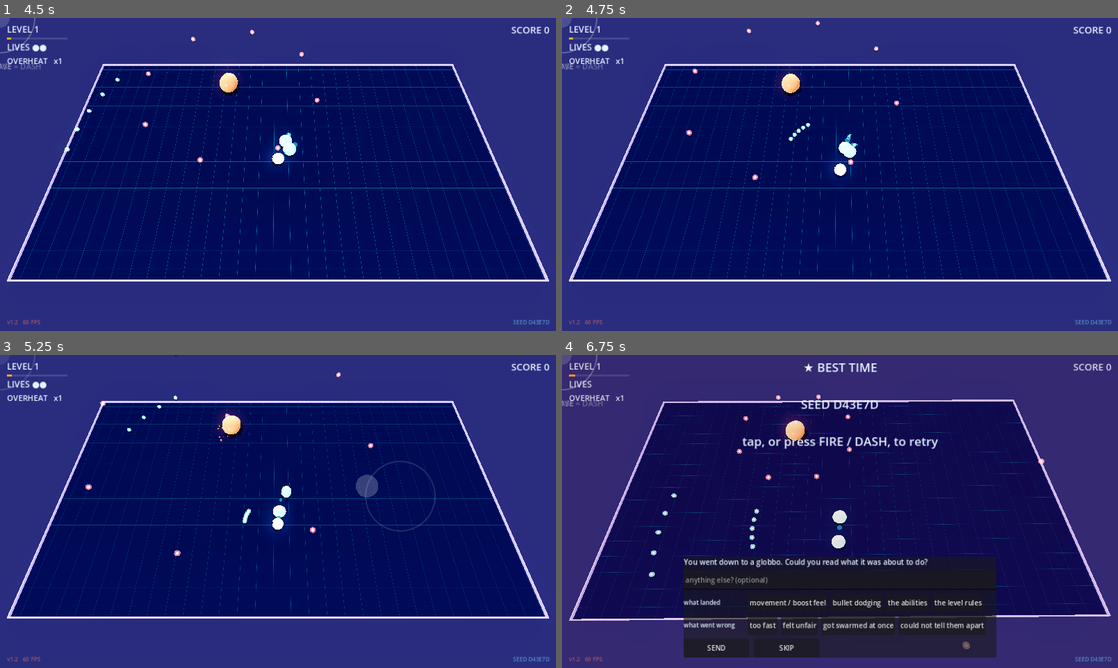
Above: before the commit, frames 1-4 (two rows, left to right).
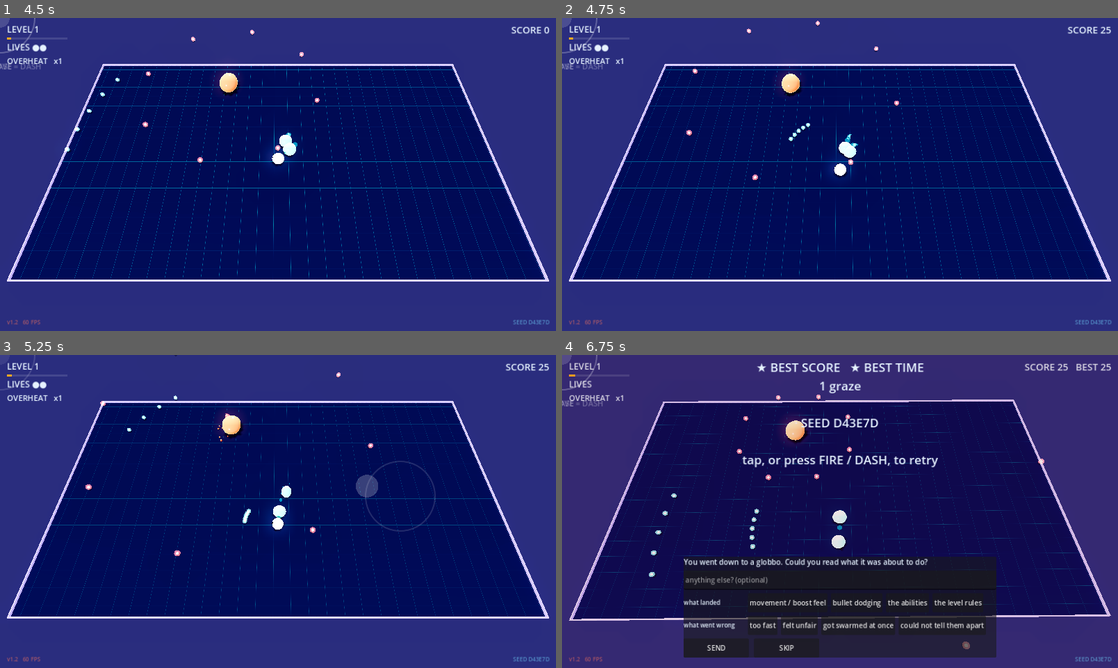
Above: after the commit, the same moments.

Repository: mbace1/toko-drop-godot
Game: Godot game, scene res://scenes/main.tscn
The game is run twice, just before and just after one commit, with the same random seed, the same clock (stepped at 60 frames per second) and the same inputs.
Inputs (mouse positions are in pixels of both pictures, inside the frame that each line leads up to):
- Up to frame 1 (4.5 s): click (278, 243) at 0.52 s; type "12" at 0.6 s; move the mouse to (250, 237) at 1.27 s; press the mouse at (250, 237) at 1.28 s; hold W (move_up) 1.28-2 s; tap Space (dash) at 1.35, 2.85 s; release the mouse at (250, 237) at 2 s; drag from (444, 221) to (250, 237) at 2.02 s; move the mouse to (111, 127) at 2.77 s; press the mouse at (111, 127) at 2.78 s; hold A (move_left) 2.78-3.5 s; release the mouse at (111, 127) at 3.5 s; drag from (305, 174) to (111, 127) at 3.52 s; move the mouse to (194, 96) at 4.27 s; hold S (move_down) from 4.28 s (still down); hold Shift from 4.28 s (still down)
- Up to frame 2 (4.75 s): keep holding S (move_down); keep holding Shift; click (756, 96) at 4.55 s
- Up to frame 3 (5.25 s): release S (move_down) at 5 s; release Shift at 5 s; drag from (400, 495) to (194, 433) at 5.02 s
- Up to frame 4 (6.75 s): move the mouse to (728, 527) at 5.77 s; press the mouse at (728, 527) at 5.78 s; hold W (move_up) 5.78-6.5 s; tap Space (dash) at 5.85 s; release the mouse at (728, 527) at 6.5 s; drag from (895, 442) to (728, 527) at 6.52 s

Frame 1 is identical in both runs. In frame 2, 0.1% of the frame differs, in the area x 91-99%, y 2-6%; in frame 3, 0.1%; in frame 4, 2.3%, in the area x 32-99%, y 2-36%.

Commit message:
Port the browser's GRAZE system (main.js v125)
An enemy bullet skimming past without hitting pays +25 score once, only
while the player is actually vulnerable — dashing or Rush-boosting through
fire earns nothing, weaving through it does. Also fixes the per-bullet hit
radius to use FAT_BULLET_R for fat shots (was a flat +0.15 for all), and a
control-flow bug from an earlier refactor where the enemy-bullet collision
loop only ever looked at the first bullet in the array each frame.

scoreMultT/grazeMult (browser powerup cards) aren't ported yet, so this
pays the base rate only — documented in PORT_STATUS.md as a divergence
rather than guessed at.

Co-Authored-By: Claude Sonnet 5 <noreply@anthropic.com>
Claude-Session: https://claude.ai/code/session_01YVYCthnnpMWQ6WawyhARue

Diff:
--- a/scripts/audio_kit.gd
+++ b/scripts/audio_kit.gd
@@ -53,6 +53,7 @@
 	_make("dash",    Wave.NOISE,  900.0, 260.0, 0.160, 0.16)
 	_make("wave",    Wave.SINE,   440.0, 880.0, 0.320, 0.26)   # a wave cleared
 	_make("dead",    Wave.SAW,    300.0,  40.0, 0.900, 0.40)
+	_make("graze",   Wave.SINE,   1400.0, 1900.0, 0.045, 0.09)   # a near-miss, quick and bright
 
 ## Builds one voice: a sweep from f0 to f1 over `dur` with an exponential decay.
 func _make(name: String, wave: int, f0: float, f1: float, dur: float, vol: float) -> void:
--- a/scripts/bullet_pool.gd
+++ b/scripts/bullet_pool.gd
@@ -13,6 +13,11 @@
 const POOL_SIZE := 300
 const ENEMY_SPEED := 7.0
 const PLAYER_SPEED := 24.0
+
+## bullet.js: the two hit radii collisions actually use (not `base_scale`,
+## which is a visual multiplier on top of this).
+const BULLET_R := 0.15
+const FAT_BULLET_R := 0.45
 
 class Bullet:
 	var x := 0.0
@@ -31,6 +36,9 @@
 	## dodgeable rather than becoming a guaranteed hit.
 	var homing := false
 	var turn_rate := 0.0
+	## main.js GRAZE (v125): true once this bullet has paid out its graze score,
+	## so a bullet skimming past for several frames only scores once.
+	var grazed := false
 
 var _pool: Array[Bullet] = []
 var active: Array[Bullet] = []
@@ -127,6 +135,7 @@
 	b.base_scale = 3.0 if fat else (1.3 if is_player else 1.6)
 	b.homing = homing
 	b.turn_rate = turn_rate
+	b.grazed = false
 	active.append(b)
 
 ## `toward` is the player's position; homing shots steer at it.
--- a/scripts/main.gd
+++ b/scripts/main.gd
@@ -79,6 +79,11 @@
 ## climbs per kill and resets when you are hit.
 var streak := 0
 var _weapon_name := "SINGLE"
+## main.js GRAZE (v125): bullets skimmed past while vulnerable, once each.
+## Rewards weaving through fire without touching it; i-frames (dash, Rush
+## boost) pay nothing, which is why this only runs where invincible already
+## gates the loop below.
+var graze_count := 0
 var _toast: Label
 var _toast_t := 0.0
 ## Camera shake as main.js does it: a TRAUMA value events add to, decaying on
@@ -710,17 +715,33 @@
 			continue
 		var dx := b.x - player.position.x
 		var dz := b.z - player.position.z
-		var r := Player.RADIUS + 0.15
-		if dx * dx + dz * dz >= r * r:
-			continue
-		if _rush_verbs() and rush.reflecting():
-			bullets.spawn_dir(b.x, b.z, -b.vx, -b.vz, true)
+		var d2 := dx * dx + dz * dz
+		var br := BulletPool.FAT_BULLET_R if b.fat else BulletPool.BULLET_R
+		var hit_r := br + Player.RADIUS
+		if d2 < hit_r * hit_r:
+			# main.js `break`s the loop the instant a bullet actually hits —
+			# only the first colliding bullet in a frame counts, so a graze
+			# never gets checked for one that just connected.
+			if _rush_verbs() and rush.reflecting():
+				bullets.spawn_dir(b.x, b.z, -b.vx, -b.vz, true)
+				b.alive = false
+				return
 			b.alive = false
-			continue
-		b.alive = false
-		_note_killer(_bullet_owner_name(b), Feedback.Cause.BULLET)
-		_damage_player()
-		return
+			_note_killer(_bullet_owner_name(b), Feedback.Cause.BULLET)
+			_damage_player()
+			return
+		# GRAZE (main.js v125): a bullet skimming past pays score once. No
+		# break here — the browser keeps checking every remaining bullet for
+		# a graze each frame, and only a hit ends the loop early.
+		# scoreMultT/grazeMult (browser powerups) aren't ported yet, so this
+		# is the base rate; documented in PORT_STATUS.md as a divergence.
+		var graze_r := hit_r + 0.55
+		if not b.grazed and d2 < graze_r * graze_r:
+			b.grazed = true
+			graze_count += 1
+			score += 25
+			audio.play_varied("graze")
+			debris.burst(b.x, b.z, 1, Color(1.0, 1.0, 1.0), 0.06, 3.0, 2.5)
 
 ## Bodies touching the player. In Rush a BOOSTING player kills instead of
 ## being hurt, which is the whole mode; that branch runs first.
@@ -860,6 +881,7 @@
 	debris.clear()
 	pods.clear()
 	streak = 0
+	graze_count = 0
 	_weapon_name = "SINGLE"
 	waves.start_wave()
 	_msg_label.hide()
@@ -1059,6 +1081,9 @@
 	var recent := save.recent_line()
 	if recent != "":
 		out.append(recent)
+	# main.js death screen: "N graze" only shows up when it happened.
+	if graze_count > 0:
+		out.append("%d graze" % graze_count)
 	out.append("")
 	out.append("SEED %s" % waves.seed_text())
 	out.append("")
--- a/tests/smoke.gd
+++ b/tests/smoke.gd
@@ -52,6 +52,7 @@
 	if _frames < 2:
 		return false
 	_test_collisions()
+	_test_graze()
 	_test_adaptive_quality()
 	print("SMOKE: %s" % ("PASS" if _ok else "FAIL"))
 	quit(0 if _ok else 1)
@@ -819,6 +820,48 @@
 	_check(main.rush.multiplier > 1, "and chains the multiplier")
 
 	main.queue_free()
+
+## GRAZE (main.js v125): a bullet that skims past without touching pays
+## score once, and only once — the loop must keep scanning past it for
+## OTHER bullets rather than stopping the way an actual hit does.
+func _test_graze() -> void:
+	var main = load("res://scenes/main.tscn").instantiate()
+	get_root().add_child(main)
+	main.mode = main.Mode.CLASSIC
+	main.player.reset()
+	main.waves.clear()
+	main.bullets.clear()
+	main.score = 0
+	main.graze_count = 0
+
+	# A bullet just outside the hit radius but inside the graze band.
+	var hit_r: float = BulletPool.BULLET_R + Player.RADIUS
+	var gx: float = main.player.position.x + hit_r + 0.3
+	main.bullets.spawn_dir(gx, main.player.position.z, -1.0, 0.0, false)
+	main._collide_enemy_bullets()
+	_check(main.graze_count == 1, "a bullet skimming past grazes once")
+	_check(main.score == 25, "and pays graze score (%d)" % main.score)
+	_check(main.player.hp == Player.MAX_HP, "without costing HP")
+
+	# Same bullet, same frame shape again: must not pay twice.
+	main._collide_enemy_bullets()
+	_check(main.graze_count == 1, "the same bullet does not graze twice")
+	_check(main.score == 25, "or pay twice (%d)" % main.score)
+
+	# A bullet that actually connects hits instead of grazing, and a hit
+	# must not also be counted as a graze.
+	main.bullets.clear()
+	main.player.reset()
+	main.graze_count = 0
+	main.score = 0
+	main.bullets.spawn_dir(main.player.position.x, main.player.position.z,
+		1.0, 0.0, false)
+	main._collide_enemy_bullets()
+	_check(main.graze_count == 0, "a bullet that actually hits does not also graze")
+	_check(main.player.hp == Player.MAX_HP - 1, "and it costs HP as a real hit")
+
+	main.queue_free()
+
 ## compose() is start_wave()'s affordability loop, split out so Rush can spend
 ## the same ported table on a per-tick cadence instead of a whole wave at once
 ## (design/RUSH_MODE.md §3.2). Checked directly, because a second caller now
Not shown, changed: PORT_STATUS.md
